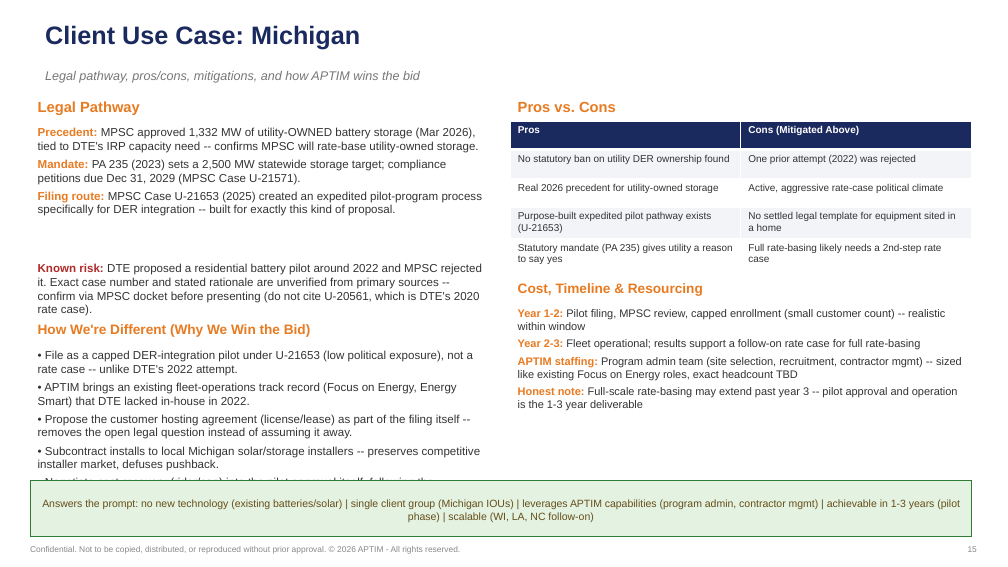
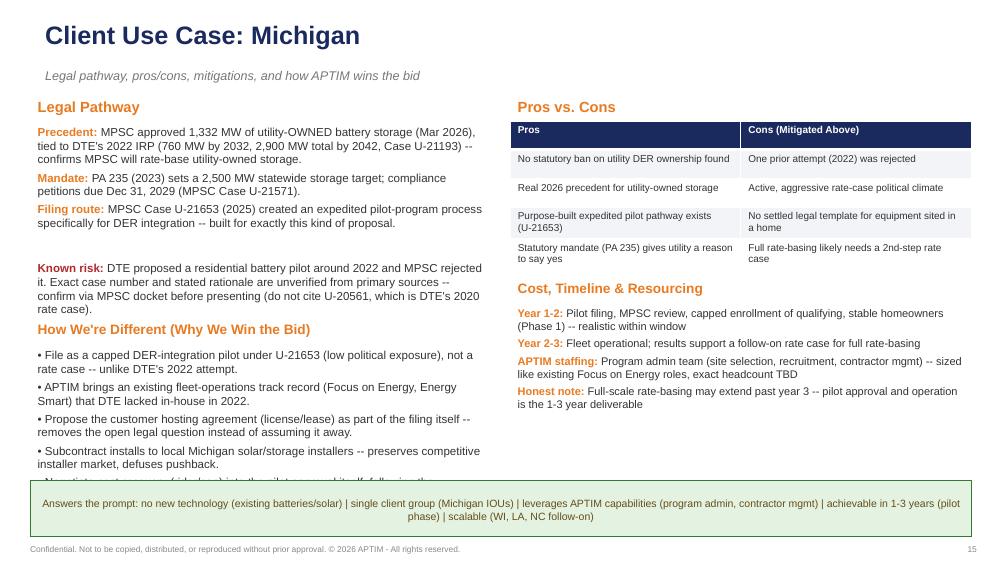
Before and after one commit to graseeuh/HERMES, a slide deck: slide 16 of Group_1_STRIVE_Presentation.pptx (slide 15 before the commit). Drawn at 1008x567 pixels with LibreOffice and Linux fonts; fonts in the diff are those of the drawing; background and template pictures are left out. Boxes give left, top, right and bottom in pixels: in the first picture for what was removed or moved away, otherwise in the second. Text is boxed around its words. In the diff, an @@ line names an element or a change of style, - is before the commit and + after.

```diff
--- a/Group_1_STRIVE_Presentation.pptx
+++ b/Group_1_STRIVE_Presentation.pptx
@@ text at (38, 127, 476, 166): text changed @@
-Precedent: MPSC approved 1,332 MW of utility-OWNED battery storage (Mar 2026), tied to DTE's IRP capacity need -- confirms MPSC will rate-base utility-owned storage.
+Precedent: MPSC approved 1,332 MW of utility-OWNED battery storage (Mar 2026), tied to DTE's 2022 IRP (760 MW by 2032, 2,900 MW total by 2042, Case U-21193) -- confirms MPSC will rate-base utility-owned storage.
@@ text at (518, 309, 944, 332): text changed @@
-Year 1-2: Pilot filing, MPSC review, capped enrollment (small customer count) -- realistic within window
+Year 1-2: Pilot filing, MPSC review, capped enrollment of qualifying, stable homeowners (Phase 1) -- realistic within window
```
Also in this commit, not shown: 1 slide added, 1 other file.
